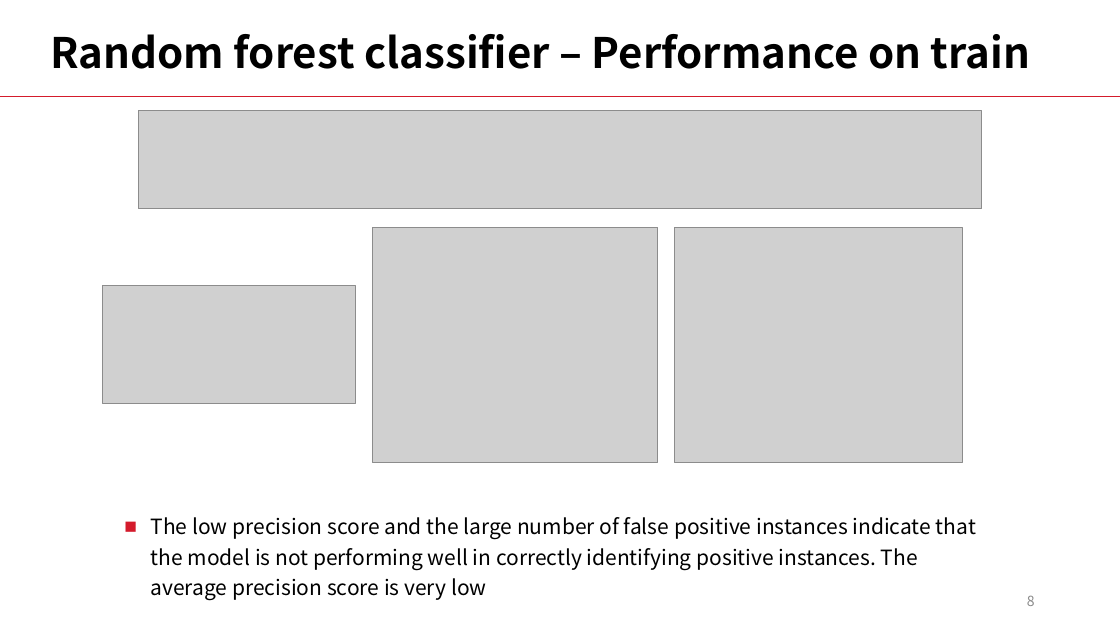
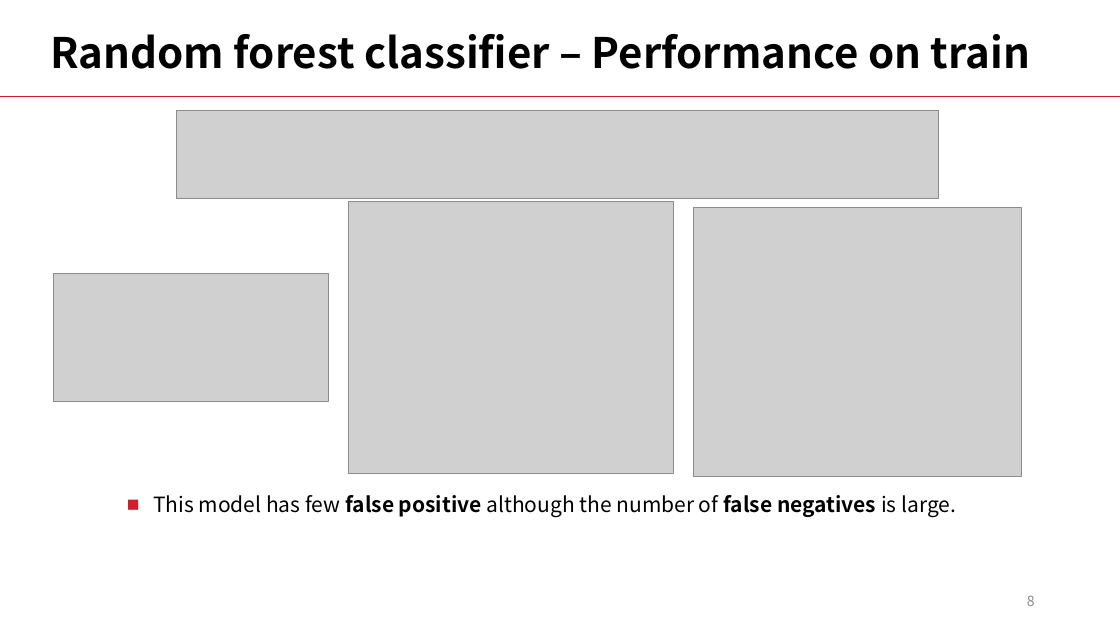
Before and after one commit to LiyangSong/Advertisement-CTR-Prediction, a slide deck: slide 8 of submissions/phase3/stepv.pptx. Drawn at 1120x630 pixels with LibreOffice and Linux fonts; fonts in the diff are those of the drawing; grey boxes stand for pictures. Boxes give left, top, right and bottom in pixels: in the first picture for what was removed or moved away, otherwise in the second. Text is boxed around its words. In the diff, an @@ line names an element or a change of style, - is before the commit and + after.

```diff
--- a/submissions/phase3/stepv.pptx
+++ b/submissions/phase3/stepv.pptx
@@ picture: place and size @@
-picture at (138,111,982,209)
+picture at (176,110,939,198)
@@ picture: place and size @@
-picture at (372,227,658,462)
+picture at (349,202,675,474)
@@ picture: place and size @@
-picture at (675,227,962,462)
+picture at (694,208,1022,476)
@@ picture: place and size @@
-picture at (103,286,355,404)
+picture at (54,274,329,402)
@@ text at (153,495,956,517): text changed @@
-■ The low precision score and the large number of false positive instances indicate that the model is not performing well in correctly identifying positive instances. The average precision score is very low
+■ This model has few false positive although the number of false negatives is large.
```
Also in this commit, not shown: 21 other slides changed.
